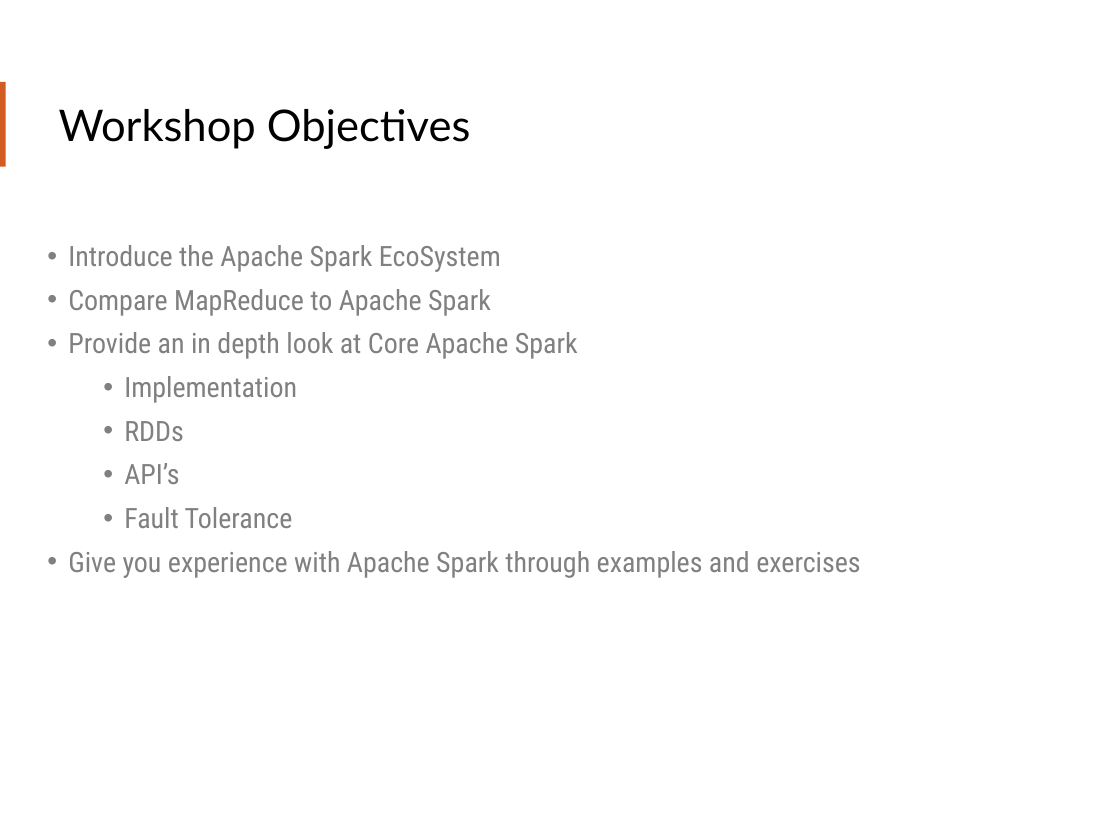
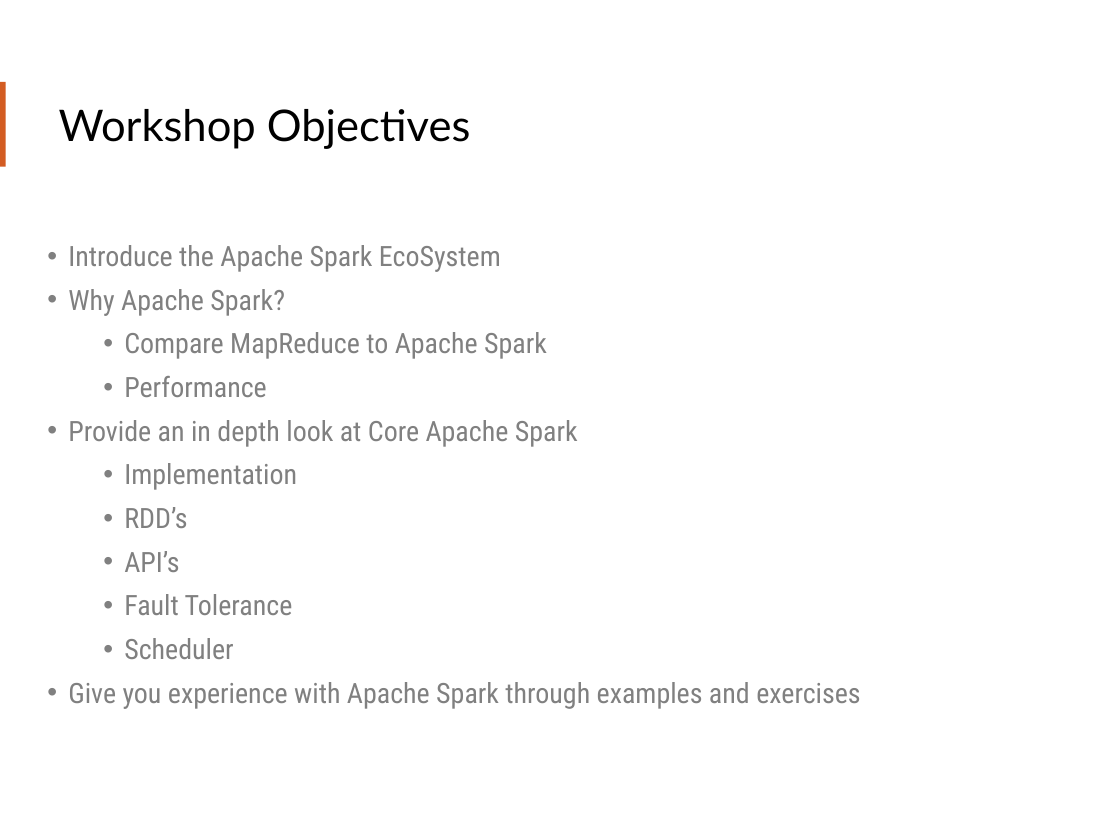
Before and after one commit to teamclairvoyant/intro-to-spark, a slide deck: slide 3 of Intro to Apache Spark Slides.pptx (slide 2 before the commit). Drawn at 1120x840 pixels with LibreOffice and Linux fonts; fonts in the diff are those of the drawing. Boxes give left, top, right and bottom in pixels: in the first picture for what was removed or moved away, otherwise in the second. Text is boxed around its words. In the diff, an @@ line names an element or a change of style, - is before the commit and + after.

```diff
--- a/Intro to Apache Spark Slides.pptx
+++ b/Intro to Apache Spark Slides.pptx
@@ text at <box>68,289,285,316</box>: paragraph added @@
+• Why Apache Spark?
@@ text at <box>124,332,547,359</box>: list level 1 to 2 in "Compare MapReduce to Apache Spark" @@
@@ text at <box>124,376,266,397</box>: paragraph added @@
+  • Performance
@@ text at <box>124,507,187,528</box>: text changed @@
-  • RDDs
+  • RDD’s
@@ text at <box>124,638,233,659</box>: paragraph added @@
+  • Scheduler
```
Also in this commit, not shown: 37 other slides changed, 1 slide added, 4 other files.
